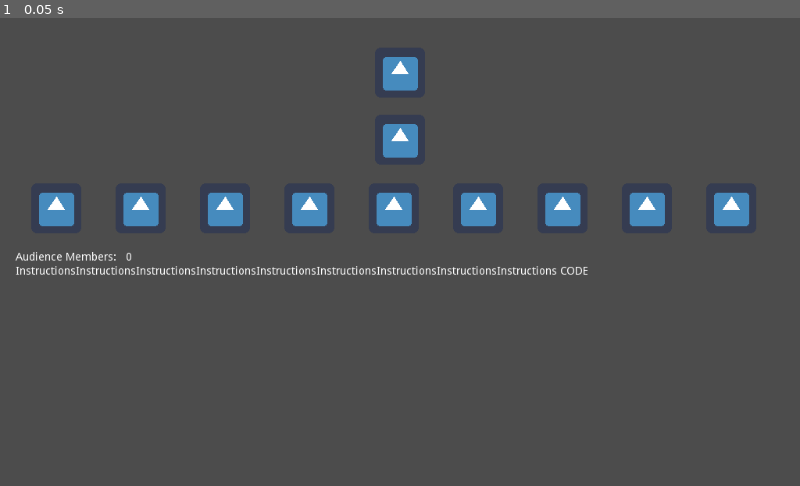
Above: before the commit, frame 1.
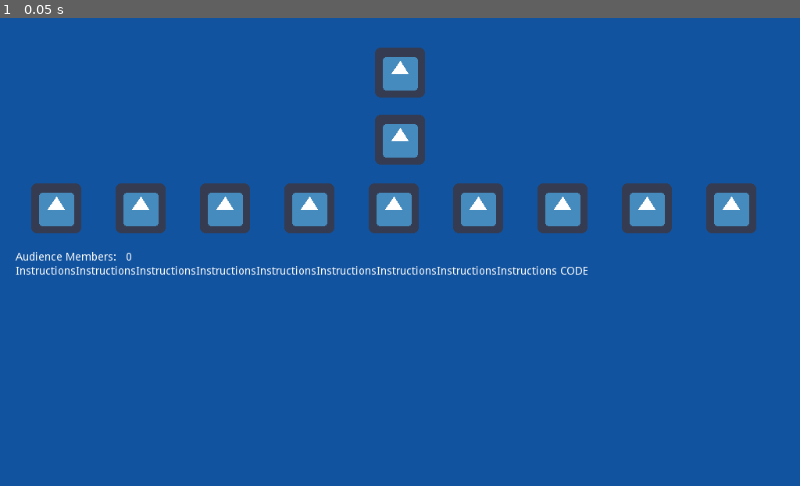
Above: after the commit, the same moment.

Repository: jmpoholarz/Memoji
Game: Godot game, scene res://titleScreen.tscn
The game is run twice, just before and just after one commit, with the same random seed, the same clock (stepped at 60 frames per second) and the same inputs. The project has no main scene, so this scene is started directly. The engine's default icon, where the game draws it, is replaced by a stand-in: a white triangle on a blue panel in a dark square.
Inputs:
- Up to frame 1 (0.05 s): no input

The runs differ from the first frame. In frame 1, 93% of the frame differs, in the area x 0-100%, y 0-100%.

Commit message:
Added color box for a background

Diff:
--- a/MemojiHost/titleScreen.tscn
+++ b/MemojiHost/titleScreen.tscn
@@ -16,14 +16,63 @@
 mouse_default_cursor_shape = 0
 size_flags_horizontal = 1
 size_flags_vertical = 1
-custom_constants/margin_right = 20
-custom_constants/margin_top = 20
-custom_constants/margin_left = 20
-custom_constants/margin_bottom = 20
-_sections_unfolded = [ "Margin", "Rect", "custom_constants" ]
-
-[node name="VBoxContainer" type="VBoxContainer" parent="." index="0"]
-
+
+[node name="ColorRect" type="ColorRect" parent="." index="0"]
+
+anchor_left = 0.0
+anchor_top = 0.0
+anchor_right = 0.0
+anchor_bottom = 0.0
+margin_right = 1024.0
+margin_bottom = 600.0
+rect_pivot_offset = Vector2( 0, 0 )
+rect_clip_content = false
+mouse_filter = 0
+mouse_default_cursor_shape = 0
+size_flags_horizontal = 1
+size_flags_vertical = 1
+color = Color( 0.0732422, 0.327568, 0.625, 1 )
+_sections_unfolded = [ "Margin", "Rect" ]
+
+[node name="MarginContainer2" type="MarginContainer" parent="." index="1"]
+
+anchor_left = 0.0
+anchor_top = 0.0
+anchor_right = 0.0
+anchor_bottom = 0.0
+margin_right = 1024.0
+margin_bottom = 600.0
+rect_pivot_offset = Vector2( 0, 0 )
+rect_clip_content = false
+mouse_filter = 0
+mouse_default_cursor_shape = 0
+size_flags_horizontal = 1
+size_flags_vertical = 1
+_sections_unfolded = [ "Margin" ]
+
+[node name="MarginContainer3" type="MarginContainer" parent="MarginContainer2" index="0"]
+
+anchor_left = 0.0
+anchor_top = 0.0
+anchor_right = 0.0
+anchor_bottom = 0.0
+margin_right = 1024.0
+margin_bottom = 600.0
+rect_pivot_offset = Vector2( 0, 0 )
+rect_clip_content = false
+mouse_filter = 0
+mouse_default_cursor_shape = 0
+size_flags_horizontal = 1
+size_flags_vertical = 1
+custom_constants/margin_right = 20
+custom_constants/margin_top = 20
+custom_constants/margin_left = 20
+custom_constants/margin_bottom = 20
+_sections_unfolded = [ "Margin" ]
+
+[node name="VBoxContainer" type="VBoxContainer" parent="MarginContainer2/MarginContainer3" index="0"]
+
+editor/display_folded = true
 anchor_left = 0.0
 anchor_top = 0.0
 anchor_right = 0.0
@@ -40,7 +89,7 @@
 size_flags_vertical = 1
 alignment = 0
 
-[node name="VBoxContainer" type="VBoxContainer" parent="VBoxContainer" index="0"]
+[node name="VBoxContainer" type="VBoxContainer" parent="MarginContainer2/MarginContainer3/VBoxContainer" index="0"]
 
 editor/display_folded = true
 anchor_left = 0.0
@@ -57,7 +106,7 @@
 size_flags_vertical = 1
 alignment = 0
 
-[node name="TitleContainer" type="MarginContainer" parent="VBoxContainer/VBoxContainer" index="0"]
+[node name="TitleContainer" type="MarginContainer" parent="MarginContainer2/MarginContainer3/VBoxContainer/VBoxContainer" index="0"]
 
 anchor_left = 0.0
 anchor_top = 0.0
@@ -77,7 +126,7 @@
 custom_constants/margin_left = 20
 custom_constants/margin_bottom = 20
 
-[node name="TitleTexture" type="TextureRect" parent="VBoxContainer/VBoxContainer/TitleContainer" index="0"]
+[node name="TitleTexture" type="TextureRect" parent="MarginContainer2/MarginContainer3/VBoxContainer/VBoxContainer/TitleContainer" index="0"]
 
 anchor_left = 0.0
 anchor_top = 0.0
@@ -98,7 +147,7 @@
 expand = true
 stretch_mode = 4
 
-[node name="VBoxContainer2" type="VBoxContainer" parent="VBoxContainer" index="1"]
+[node name="VBoxContainer2" type="VBoxContainer" parent="MarginContainer2/MarginContainer3/VBoxContainer" index="1"]
 
 editor/display_folded = true
 anchor_left = 0.0
@@ -116,7 +165,7 @@
 size_flags_vertical = 1
 alignment = 0
 
-[node name="VBoxContainer" type="VBoxContainer" parent="VBoxContainer/VBoxContainer2" index="0"]
+[node name="VBoxContainer" type="VBoxContainer" parent="MarginContainer2/MarginContainer3/VBoxContainer/VBoxContainer2" index="0"]
 
 anchor_left = 0.0
 anchor_top = 0.0
@@ -132,7 +181,7 @@
 size_flags_vertical = 1
 alignment = 0
 
-[node name="PlayersTitleText" type="TextureRect" parent="VBoxContainer/VBoxContainer2/VBoxContainer" index="0"]
+[node name="PlayersTitleText" type="TextureRect" parent="MarginContainer2/MarginContainer3/VBoxContainer/VBoxContainer2/VBoxContainer" index="0"]
 
 anchor_left = 0.0
 anchor_top = 0.0
@@ -149,7 +198,7 @@
 texture = ExtResource( 1 )
 stretch_mode = 4
 
-[node name="VBoxContainer2" type="VBoxContainer" parent="VBoxContainer/VBoxContainer2" index="1"]
+[node name="VBoxContainer2" type="VBoxContainer" parent="MarginContainer2/MarginContainer3/VBoxContainer/VBoxContainer2" index="1"]
 
 anchor_left = 0.0
 anchor_top = 0.0
@@ -166,7 +215,7 @@
 size_flags_vertical = 1
 alignment = 0
 
-[node name="Players" type="HBoxContainer" parent="VBoxContainer/VBoxContainer2/VBoxContainer2" index="0"]
+[node name="Players" type="HBoxContainer" parent="MarginContainer2/MarginContainer3/VBoxContainer/VBoxContainer2/VBoxContainer2" index="0"]
 
 editor/display_folded = true
 anchor_left = 0.0
@@ -183,7 +232,7 @@
 size_flags_vertical = 1
 alignment = 0
 
-[node name="MarginContainer" type="MarginContainer" parent="VBoxContainer/VBoxContainer2/VBoxContainer2/Players" index="0"]
+[node name="MarginContainer" type="MarginContainer" parent="MarginContainer2/MarginContainer3/VBoxContainer/VBoxContainer2/VBoxContainer2/Players" index="0"]
 
 anchor_left = 0.0
 anchor_top = 0.0
@@ -203,7 +252,7 @@
 custom_constants/margin_bottom = 20
 _sections_unfolded = [ "custom_constants" ]
 
-[node name="PlayerOne" type="TextureRect" parent="VBoxContainer/VBoxContainer2/VBoxContainer2/Players/MarginContainer" index="0"]
+[node name="PlayerOne" type="TextureRect" parent="MarginContainer2/MarginContainer3/VBoxContainer/VBoxContainer2/VBoxContainer2/Players/MarginContainer" index="0"]
 
 anchor_left = 0.0
 anchor_top = 0.0
@@ -222,7 +271,7 @@
 texture = ExtResource( 1 )
 stretch_mode = 0
 
-[node name="MarginContainer4" type="MarginContainer" parent="VBoxContainer/VBoxContainer2/VBoxContainer2/Players" index="1"]
+[node name="MarginContainer4" type="MarginContainer" parent="MarginContainer2/MarginContainer3/VBoxContainer/VBoxContainer2/VBoxContainer2/Players" index="1"]
 
 anchor_left = 0.0
 anchor_top = 0.0
@@ -243,7 +292,7 @@
 custom_constants/margin_bottom = 20
 _sections_unfolded = [ "custom_constants" ]
 
-[node name="PlayerTwo" type="TextureRect" parent="VBoxContainer/VBoxContainer2/VBoxContainer2/Players/MarginContainer4" index="0"]
+[node name="PlayerTwo" type="TextureRect" parent="MarginContainer2/MarginContainer3/VBoxContainer/VBoxContainer2/VBoxContainer2/Players/MarginContainer4" index="0"]
 
 anchor_left = 0.0
 anchor_top = 0.0
@@ -262,7 +311,7 @@
 texture = ExtResource( 1 )
 stretch_mode = 0
 
-[node name="MarginContainer5" type="MarginContainer" parent="VBoxContainer/VBoxContainer2/VBoxContainer2/Players" index="2"]
+[node name="MarginContainer5" type="MarginContainer" parent="MarginContainer2/MarginContainer3/VBoxContainer/VBoxContainer2/VBoxContainer2/Players" index="2"]
 
 anchor_left = 0.0
 anchor_top = 0.0
@@ -283,7 +332,7 @@
 custom_constants/margin_bottom = 20
 _sections_unfolded = [ "custom_constants" ]
 
-[node name="PlayerThree" type="TextureRect" parent="VBoxContainer/VBoxContainer2/VBoxContainer2/Players/MarginContainer5" index="0"]
+[node name="PlayerThree" type="TextureRect" parent="MarginContainer2/MarginContainer3/VBoxContainer/VBoxContainer2/VBoxContainer2/Players/MarginContainer5" index="0"]
 
 anchor_left = 0.0
 anchor_top = 0.0
@@ -302,7 +351,7 @@
 texture = ExtResource( 1 )
 stretch_mode = 0
 
-[node name="MarginContainer6" type="MarginContainer" parent="VBoxContainer/VBoxContainer2/VBoxContainer2/Players" index="3"]
+[node name="MarginContainer6" type="MarginContainer" parent="MarginContainer2/MarginContainer3/VBoxContainer/VBoxContainer2/VBoxContainer2/Players" index="3"]
 
 anchor_left = 0.0
 anchor_top = 0.0
@@ -323,7 +372,7 @@
 custom_constants/margin_bottom = 20
 _sections_unfolded = [ "custom_constants" ]
 
-[node name="PlayerFour" type="TextureRect" parent="VBoxContainer/VBoxContainer2/VBoxContainer2/Players/MarginContainer6" index="0"]
+[node name="PlayerFour" type="TextureRect" parent="MarginContainer2/MarginContainer3/VBoxContainer/VBoxContainer2/VBoxContainer2/Players/MarginContainer6" index="0"]
 
 anchor_left = 0.0
 anchor_top = 0.0
@@ -342,7 +391,7 @@
 texture = ExtResource( 1 )
 stretch_mode = 0
 
-[node name="MarginContainer7" type="MarginContainer" parent="VBoxContainer/VBoxContainer2/VBoxContainer2/Players" index="4"]
+[node name="MarginContainer7" type="MarginContainer" parent="MarginContainer2/MarginContainer3/VBoxContainer/VBoxContainer2/VBoxContainer2/Players" index="4"]
 
 anchor_left = 0.0
 anchor_top = 0.0
@@ -363,7 +412,7 @@
 custom_constants/margin_bottom = 20
 _sections_unfolded = [ "custom_constants" ]
 
-[node name="PlayerFive" type="TextureRect" parent="VBoxContainer/VBoxContainer2/VBoxContainer2/Players/MarginContainer7" index="0"]
+[node name="PlayerFive" type="TextureRect" parent="MarginContainer2/MarginContainer3/VBoxContainer/VBoxContainer2/VBoxContainer2/Players/MarginContainer7" index="0"]
 
 anchor_left = 0.0
 anchor_top = 0.0
@@ -382,7 +431,7 @@
 texture = ExtResource( 1 )
 stretch_mode = 0
 
-[node name="MarginContainer8" type="MarginContainer" parent="VBoxContainer/VBoxContainer2/VBoxContainer2/Players" index="5"]
+[node name="MarginContainer8" type="MarginContainer" parent="MarginContainer2/MarginContainer3/VBoxContainer/VBoxContainer2/VBoxContainer2/Players" index="5"]
 
 anchor_left = 0.0
 anchor_top = 0.0
@@ -403,7 +452,7 @@
 custom_constants/margin_bottom = 20
 _sections_unfolded = [ "custom_constants" ]
 
-[node name="PlayerSix" type="TextureRect" parent="VBoxContainer/VBoxContainer2/VBoxContainer2/Players/MarginContainer8" index="0"]
+[node name="PlayerSix" type="TextureRect" parent="MarginContainer2/MarginContainer3/VBoxContainer/VBoxContainer2/VBoxContainer2/Players/MarginContainer8" index="0"]
 
 anchor_left = 0.0
 anchor_top = 0.0
@@ -422,7 +471,7 @@
 texture = ExtResource( 1 )
 stretch_mode = 0
 
-[node name="MarginContainer2" type="MarginContainer" parent="VBoxContainer/VBoxContainer2/VBoxContainer2/Players" index="6"]
+[node name="MarginContainer2" type="MarginContainer" parent="MarginContainer2/MarginContainer3/VBoxContainer/VBoxContainer2/VBoxContainer2/Players" index="6"]
 
 anchor_left = 0.0
 anchor_top = 0.0
@@ -443,7 +492,7 @@
 custom_constants/margin_bottom = 20
 _sections_unfolded = [ "custom_constants" ]
 
-[node name="PlayerSeven" type="TextureRect" parent="VBoxContainer/VBoxContainer2/VBoxContainer2/Players/MarginContainer2" index="0"]
+[node name="PlayerSeven" type="TextureRect" parent="MarginContainer2/MarginContainer3/VBoxContainer/VBoxContainer2/VBoxContainer2/Players/MarginContainer2" index="0"]
 
 anchor_left = 0.0
 anchor_top = 0.0
@@ -462,7 +511,7 @@
 texture = ExtResource( 1 )
 stretch_mode = 0
 
-[node name="MarginContainer3" type="MarginContainer" parent="VBoxContainer/VBoxContainer2/VBoxContainer2/Players" index="7"]
+[node name="MarginContainer3" type="MarginContainer" parent="MarginContainer2/MarginContainer3/VBoxContainer/VBoxContainer2/VBoxContainer2/Players" index="7"]
 
 anchor_left = 0.0
 anchor_top = 0.0
@@ -483,7 +532,7 @@
 custom_constants/margin_bottom = 20
 _sections_unfolded = [ "custom_constants" ]
 
-[node name="PlayerEight" type="TextureRect" parent="VBoxContainer/VBoxContainer2/VBoxContainer2/Players/MarginContainer3" index="0"]
+[node name="PlayerEight" type="TextureRect" parent="MarginContainer2/MarginContainer3/VBoxContainer/VBoxContainer2/VBoxContainer2/Players/MarginContainer3" index="0"]
 
 anchor_left = 0.0
 anchor_top = 0.0
@@ -502,7 +551,7 @@
 texture = ExtResource( 1 )
 stretch_mode = 0
 
-[node name="MarginContainer9" type="MarginContainer" parent="VBoxContainer/VBoxContainer2/VBoxContainer2/Players" index="8"]
+[node name="MarginContainer9" type="MarginContainer" parent="MarginContainer2/MarginContainer3/VBoxContainer/VBoxContainer2/VBoxContainer2/Players" index="8"]
 
 anchor_left = 0.0
 anchor_top = 0.0
@@ -523,7 +572,7 @@
 custom_constants/margin_bottom = 20
 _sections_unfolded = [ "custom_constants" ]
 
-[node name="StartButton" type="TextureRect" parent="VBoxContainer/VBoxContainer2/VBoxContainer2/Players/MarginContainer9" index="0"]
+[node name="StartButton" type="TextureRect" parent="MarginContainer2/MarginContainer3/VBoxContainer/VBoxContainer2/VBoxContainer2/Players/MarginContainer9" index="0"]
 
 anchor_left = 0.0
 anchor_top = 0.0
@@ -542,7 +591,7 @@
 texture = ExtResource( 1 )
 stretch_mode = 0
 
-[node name="VBoxContainer3" type="VBoxContainer" parent="VBoxContainer" index="2"]
+[node name="VBoxContainer3" type="VBoxContainer" parent="MarginContainer2/MarginContainer3/VBoxContainer" index="2"]
 
 anchor_left = 0.0
 anchor_top = 0.0
@@ -559,23 +608,23 @@
 size_flags_vertical = 1
 alignment = 0
 
-[node name="HBoxContainer" type="HBoxContainer" parent="VBoxContainer/VBoxContainer3" index="0"]
-
-anchor_left = 0.0
-anchor_top = 0.0
-anchor_right = 0.0
-anchor_bottom = 0.0
-margin_right = 984.0
-margin_bottom = 14.0
-rect_pivot_offset = Vector2( 0, 0 )
-rect_clip_content = false
-mouse_filter = 1
-mouse_default_cursor_shape = 0
-size_flags_horizontal = 1
-size_flags_vertical = 1
-alignment = 0
-
-[node name="HBoxContainer" type="HBoxContainer" parent="VBoxContainer/VBoxContainer3/HBoxContainer" index="0"]
+[node name="HBoxContainer" type="HBoxContainer" parent="MarginContainer2/MarginContainer3/VBoxContainer/VBoxContainer3" index="0"]
+
+anchor_left = 0.0
+anchor_top = 0.0
+anchor_right = 0.0
+anchor_bottom = 0.0
+margin_right = 984.0
+margin_bottom = 14.0
+rect_pivot_offset = Vector2( 0, 0 )
+rect_clip_content = false
+mouse_filter = 1
+mouse_default_cursor_shape = 0
+size_flags_horizontal = 1
+size_flags_vertical = 1
+alignment = 0
+
+[node name="HBoxContainer" type="HBoxContainer" parent="MarginContainer2/MarginContainer3/VBoxContainer/VBoxContainer3/HBoxContainer" index="0"]
 
 anchor_left = 0.0
 anchor_top = 0.0
@@ -593,7 +642,7 @@
 alignment = 0
 _sections_unfolded = [ "Rect" ]
 
-[node name="Label" type="Label" parent="VBoxContainer/VBoxContainer3/HBoxContainer/HBoxContainer" index="0"]
+[node name="Label" type="Label" parent="MarginContainer2/MarginContainer3/VBoxContainer/VBoxContainer3/HBoxContainer/HBoxContainer" index="0"]
 
 anchor_left = 0.0
 anchor_top = 0.0
@@ -612,7 +661,7 @@
 lines_skipped = 0
 max_lines_visible = -1
 
-[node name="HBoxContainer2" type="HBoxContainer" parent="VBoxContainer/VBoxContainer3/HBoxContainer" index="1"]
+[node name="HBoxContainer2" type="HBoxContainer" parent="MarginContainer2/MarginContainer3/VBoxContainer/VBoxContainer3/HBoxContainer" index="1"]
 
 anchor_left = 0.0
 anchor_top = 0.0
@@ -630,7 +679,7 @@
 alignment = 0
 _sections_unfolded = [ "Rect" ]
 
-[node name="Label" type="Label" parent="VBoxContainer/VBoxContainer3/HBoxContainer/HBoxContainer2" index="0"]
+[node name="Label" type="Label" parent="MarginContainer2/MarginContainer3/VBoxContainer/VBoxContainer3/HBoxContainer/HBoxContainer2" index="0"]
 
 anchor_left = 0.0
 anchor_top = 0.0
@@ -649,7 +698,7 @@
 lines_skipped = 0
 max_lines_visible = -1
 
-[node name="VBoxContainer4" type="VBoxContainer" parent="VBoxContainer" index="3"]
+[node name="VBoxContainer4" type="VBoxContainer" parent="MarginContainer2/MarginContainer3/VBoxContainer" index="3"]
 
 anchor_left = 0.0
 anchor_top = 0.0
@@ -666,23 +715,23 @@
 size_flags_vertical = 1
 alignment = 0
 
-[node name="HBoxContainer" type="HBoxContainer" parent="VBoxContainer/VBoxContainer4" index="0"]
-
-anchor_left = 0.0
-anchor_top = 0.0
-anchor_right = 0.0
-anchor_bottom = 0.0
-margin_right = 984.0
-margin_bottom = 14.0
-rect_pivot_offset = Vector2( 0, 0 )
-rect_clip_content = false
-mouse_filter = 1
-mouse_default_cursor_shape = 0
-size_flags_horizontal = 1
-size_flags_vertical = 1
-alignment = 0
-
-[node name="HBoxContainer" type="HBoxContainer" parent="VBoxContainer/VBoxContainer4/HBoxContainer" index="0"]
+[node name="HBoxContainer" type="HBoxContainer" parent="MarginContainer2/MarginContainer3/VBoxContainer/VBoxContainer4" index="0"]
+
+anchor_left = 0.0
+anchor_top = 0.0
+anchor_right = 0.0
+anchor_bottom = 0.0
+margin_right = 984.0
+margin_bottom = 14.0
+rect_pivot_offset = Vector2( 0, 0 )
+rect_clip_content = false
+mouse_filter = 1
+mouse_default_cursor_shape = 0
+size_flags_horizontal = 1
+size_flags_vertical = 1
+alignment = 0
+
+[node name="HBoxContainer" type="HBoxContainer" parent="MarginContainer2/MarginContainer3/VBoxContainer/VBoxContainer4/HBoxContainer" index="0"]
 
 anchor_left = 0.0
 anchor_top = 0.0
@@ -700,7 +749,7 @@
 alignment = 0
 _sections_unfolded = [ "Hint", "Rect" ]
 
-[node name="Label" type="Label" parent="VBoxContainer/VBoxContainer4/HBoxContainer/HBoxContainer" index="0"]
+[node name="Label" type="Label" parent="MarginContainer2/MarginContainer3/VBoxContainer/VBoxContainer4/HBoxContainer/HBoxContainer" index="0"]
 
 anchor_left = 0.0
 anchor_top = 0.0
@@ -719,7 +768,7 @@
 lines_skipped = 0
 max_lines_visible = -1
 
-[node name="HBoxContainer2" type="HBoxContainer" parent="VBoxContainer/VBoxContainer4/HBoxContainer" index="1"]
+[node name="HBoxContainer2" type="HBoxContainer" parent="MarginContainer2/MarginContainer3/VBoxContainer/VBoxContainer4/HBoxContainer" index="1"]
 
 anchor_left = 0.0
 anchor_top = 0.0
@@ -738,7 +787,7 @@
 alignment = 0
 _sections_unfolded = [ "Rect" ]
 
-[node name="Label" type="Label" parent="VBoxContainer/VBoxContainer4/HBoxContainer/HBoxContainer2" index="0"]
+[node name="Label" type="Label" parent="MarginContainer2/MarginContainer3/VBoxContainer/VBoxContainer4/HBoxContainer/HBoxContainer2" index="0"]
 
 anchor_left = 0.0
 anchor_top = 0.0
